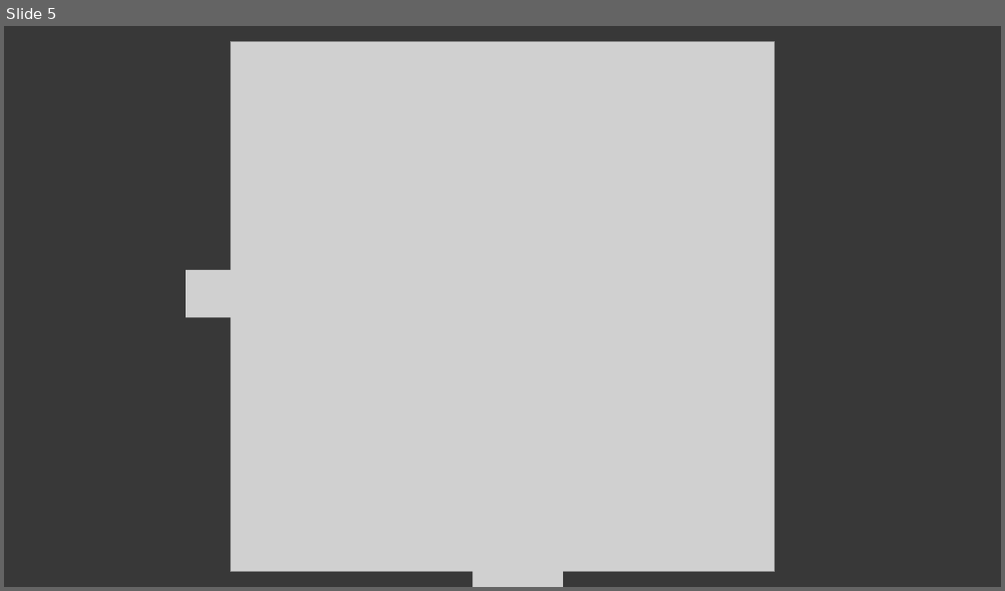
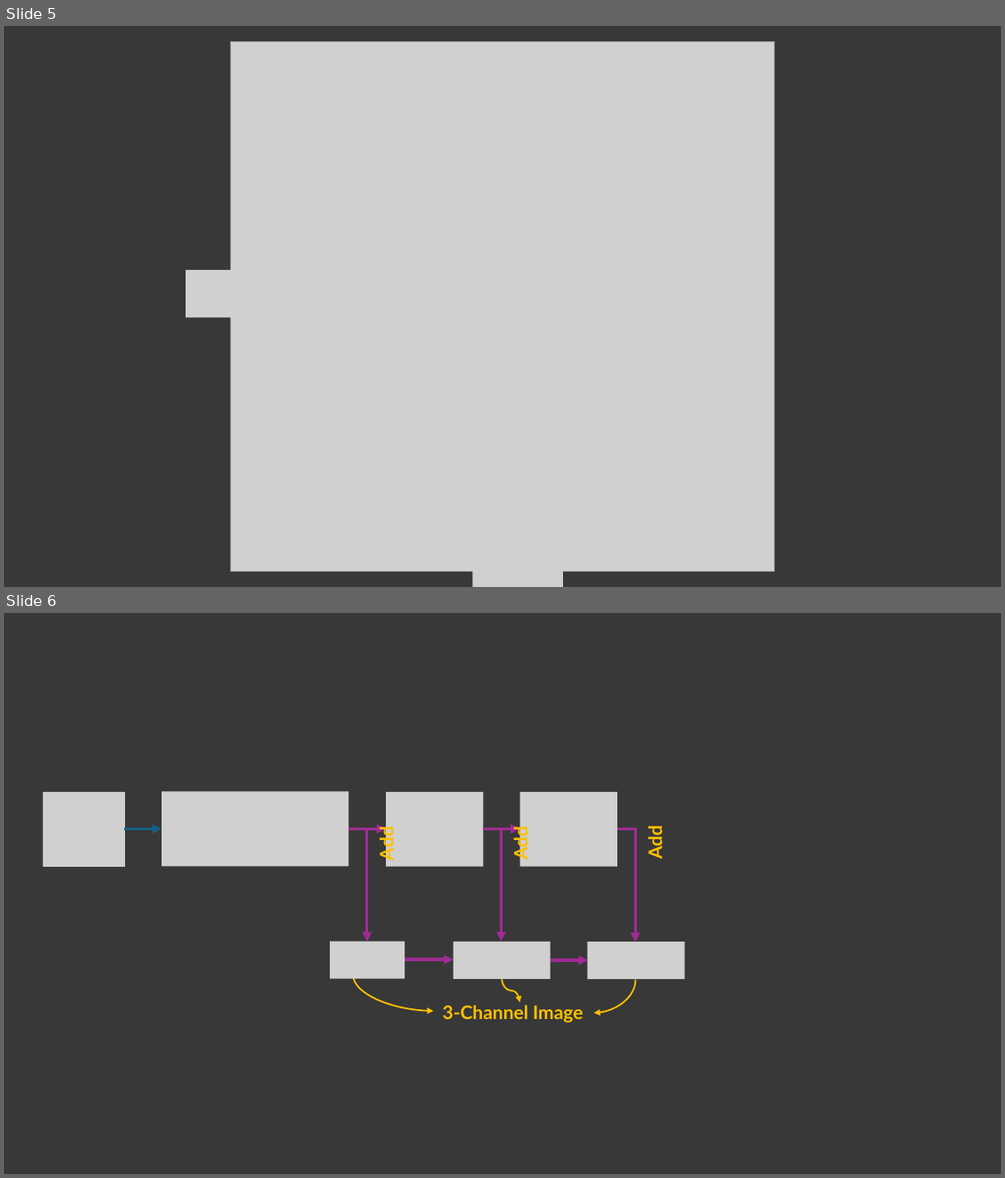
Before and after one commit to mhrafiei/figures, a slide deck: 20240422.pptx. Shown one above the other, each under a label of ours: slide 5 before the commit, slides 5 and 6 after it. The pictures are 1005x591 and 1005x1178 pixels, drawn with LibreOffice and Linux fonts; fonts in the diff are those of the drawing; grey boxes stand for pictures. Boxes give left, top, right and bottom in pixels: in the first picture for what was removed or moved away, otherwise in the second. Text is boxed around its words. In the diff, an @@ line names an element or a change of style, - is before the commit and + after.

```diff
--- a/20240422.pptx
+++ b/20240422.pptx
@@ slide 6 added at box(4, 613, 1001, 1174), background #383838 @@
@@ group added at box(43, 792, 685, 1022): 8 arrows, 7 pictures, 4 texts, 3 curved arrows, 1 line @@
+3-Channel Image
+Add
+Add
+Add
```
Also in this commit, not shown: 2 other files.
